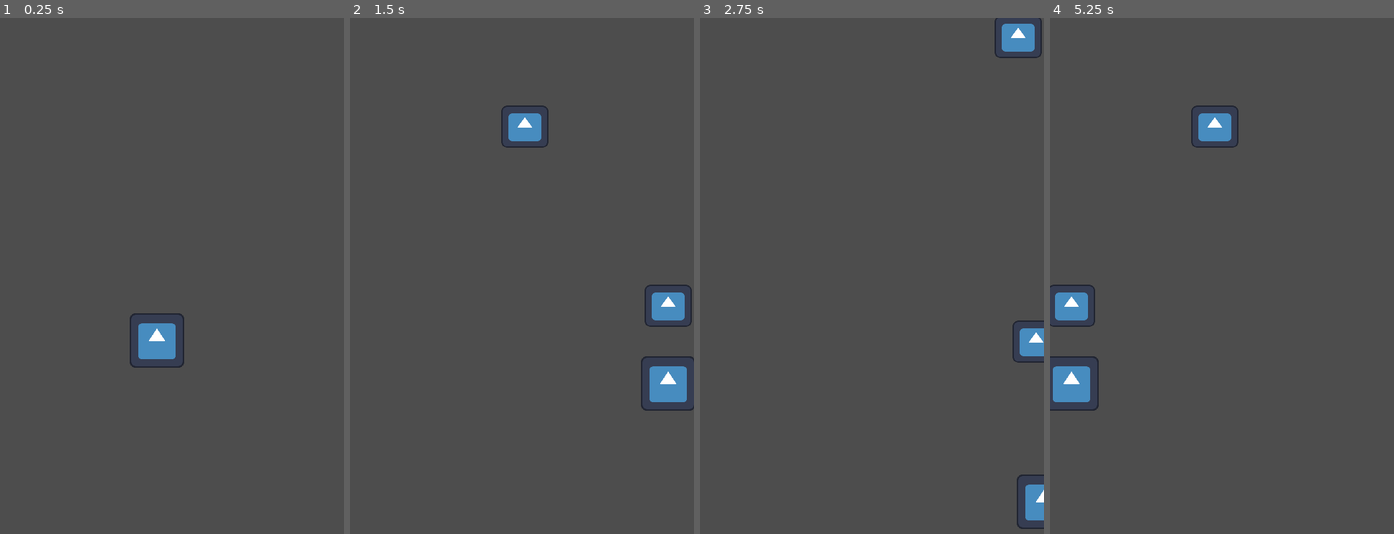
Above: before the commit, frames 1-4 (left to right).
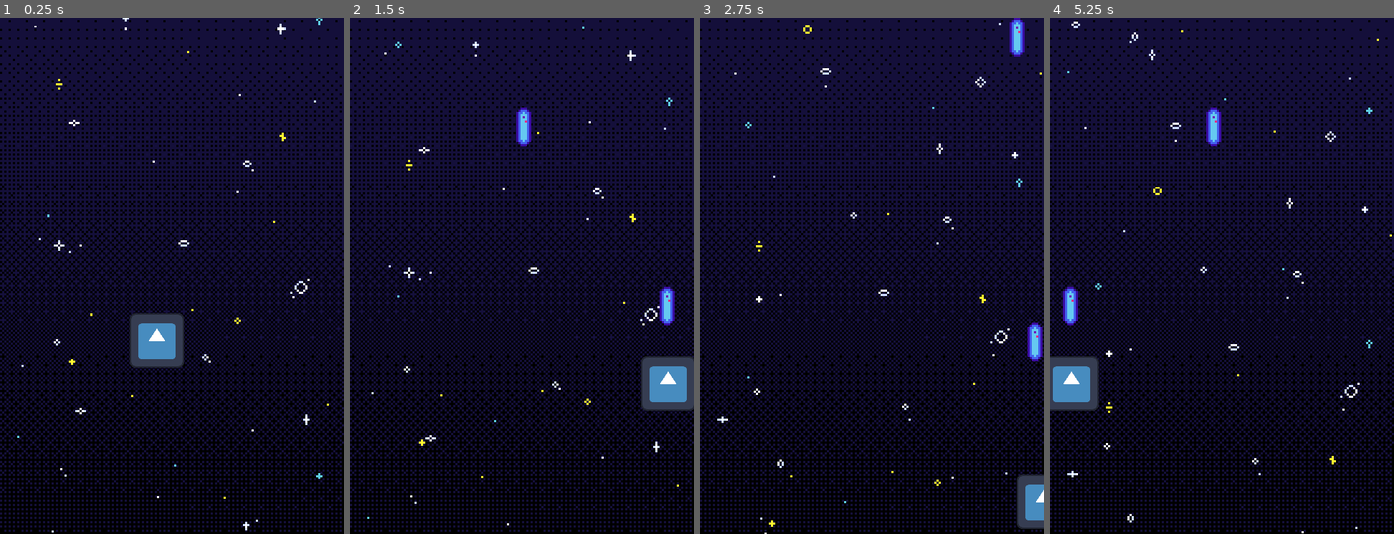
Above: after the commit, the same moments.

Repository: sy-yingjin/space-dog
Game: Godot game, scene res://scenes/game.tscn
Same seed, same stepped clock (60 frames per second), same inputs: the game is played once before the commit and once after it. The engine's default icon, where the game draws it, is replaced by a stand-in: a white triangle on a blue panel in a dark square.
Inputs:
- Up to frame 1 (0.25 s): no input
- Up to frame 2 (1.5 s): hold Right (move_right) 0.53-1.28 s; tap Space (shoot) at 0.6, 1.35 s; hold Down (move_downward) from 1.28 s (still down)
- Up to frame 3 (2.75 s): release Down (move_downward) at 2.03 s; hold Right (move_right) from 2.03 s (still down); tap Space (shoot) at 2.1 s
- Up to frame 4 (5.25 s): release Right (move_right) at 2.78 s; hold Up (move_forward) 2.78-3.53 s; tap Space (shoot) every 0.75 s from 2.85 to 5.1 s; hold Left (move_left) 3.53-5.03 s; hold Down (move_downward) from 5.03 s (still down)

The runs differ from the first frame. In frame 1, 98% of the frame differs, in the area x 0-100%, y 0-100%; in frame 2, 98%; in frame 3, 99%; in frame 4, 98%.

Commit message:
added bullet sprites

Diff:
--- a/scenes/game.tscn
+++ b/scenes/game.tscn
@@ -1,8 +1,52 @@
-[gd_scene load_steps=2 format=3 uid="uid://x1ytt22jc8rk"]
+[gd_scene load_steps=8 format=3 uid="uid://x1ytt22jc8rk"]
 
+[ext_resource type="Script" path="res://scenes/parallax_background.gd" id="1_4jdfk"]
 [ext_resource type="PackedScene" uid="uid://doxthayeumto7" path="res://scenes/player.tscn" id="1_h2pjh"]
+[ext_resource type="Texture2D" uid="uid://dn8yxsx30kwgg" path="res://parallax/space-dog_asset_parallax_0.png" id="2_fke6a"]
+[ext_resource type="Texture2D" uid="uid://dhw07qe7h2gyx" path="res://parallax/space-dog_asset_parallax_10.png" id="3_y6lnp"]
+[ext_resource type="Texture2D" uid="uid://bsqhishv3e3rq" path="res://parallax/space-dog_asset_parallax_11.png" id="4_bwatb"]
+[ext_resource type="Texture2D" uid="uid://ybswwfn72hpf" path="res://parallax/space-dog_asset_parallax_2.png" id="5_n82uh"]
+
+[sub_resource type="SpriteFrames" id="SpriteFrames_hyx6j"]
+animations = [{
+"frames": [{
+"duration": 1.0,
+"texture": ExtResource("3_y6lnp")
+}, {
+"duration": 1.0,
+"texture": ExtResource("4_bwatb")
+}],
+"loop": true,
+"name": &"default",
+"speed": 1.0
+}]
 
 [node name="Game" type="Node2D"]
+
+[node name="ParallaxBackground" type="ParallaxBackground" parent="."]
+script = ExtResource("1_4jdfk")
+
+[node name="SpaceLayer" type="ParallaxLayer" parent="ParallaxBackground"]
+
+[node name="Sprite2D" type="Sprite2D" parent="ParallaxBackground/SpaceLayer"]
+position = Vector2(80, 149)
+texture = ExtResource("2_fke6a")
+
+[node name="WStarsLayer" type="ParallaxLayer" parent="ParallaxBackground"]
+motion_mirroring = Vector2(0, 320)
+
+[node name="AnimatedSprite2D" type="AnimatedSprite2D" parent="ParallaxBackground/WStarsLayer"]
+position = Vector2(81, 149)
+sprite_frames = SubResource("SpriteFrames_hyx6j")
+autoplay = "default"
+frame_progress = 0.664691
+
+[node name="BYStarsLayer" type="ParallaxLayer" parent="ParallaxBackground"]
+motion_mirroring = Vector2(0, 320)
+
+[node name="Sprite2D" type="Sprite2D" parent="ParallaxBackground/BYStarsLayer"]
+position = Vector2(80, 149)
+texture = ExtResource("5_n82uh")
 
 [node name="Player" parent="." instance=ExtResource("1_h2pjh")]
 position = Vector2(73, 150)
--- /dev/null
+++ b/scenes/parallax_background.gd
@@ -0,0 +1,11 @@
+extends ParallaxBackground
+
+@onready var Space: ParallaxLayer = $SpaceLayer
+@onready var WStars: ParallaxLayer = $WStarsLayer
+@onready var BYStars: ParallaxLayer = $BYStarsLayer
+
+# Called every frame. 'delta' is the elapsed time since the previous frame.
+func _process(delta: float) -> void:
+	WStars.motion_offset.y += 10 * delta
+	BYStars.motion_offset.y += 30 * delta
+	pass
--- a/scenes/player_bullet.tscn
+++ b/scenes/player_bullet.tscn
@@ -1,18 +1,19 @@
 [gd_scene load_steps=3 format=3 uid="uid://cuoxp3mkmlny5"]
 
 [ext_resource type="Script" path="res://scripts/player_bullet.gd" id="1_xl7dl"]
-[ext_resource type="Texture2D" uid="uid://c6x6paruffmn8" path="res://icon.svg" id="2_jx7uy"]
+[ext_resource type="Texture2D" uid="uid://bx4mo6cn6f78t" path="res://assets/sprite_Bplayer_long.png" id="2_uocue"]
 
 [node name="player_bullet" type="Node2D"]
 script = ExtResource("1_xl7dl")
 
+[node name="VisibleOnScreenEnabler2D" type="VisibleOnScreenEnabler2D" parent="."]
+position = Vector2(-0.548202, 0.0353178)
+rotation = 1.5708
+scale = Vector2(0.924196, 0.382548)
+enable_node_path = NodePath("")
+
 [node name="Sprite2D" type="Sprite2D" parent="."]
-scale = Vector2(0.171875, 0.152344)
-texture = ExtResource("2_jx7uy")
-
-[node name="VisibleOnScreenEnabler2D" type="VisibleOnScreenEnabler2D" parent="."]
-position = Vector2(9.53674e-07, -2.38419e-07)
-scale = Vector2(1, 0.9)
-enable_node_path = NodePath("../Sprite2D")
+rotation = 1.5708
+texture = ExtResource("2_uocue")
 
 [connection signal="screen_exited" from="VisibleOnScreenEnabler2D" to="." method="_on_visible_on_screen_enabler_2d_screen_exited"]
Binary file added: assets/sprite_Benemy_fire.png
Binary file added: assets/sprite_Benemy_long.png
Binary file added: assets/sprite_Benemy_round.png
Binary file added: assets/sprite_Benemy_small.png
Binary file added: assets/sprite_Bplayer_fire.png
Binary file added: assets/sprite_Bplayer_long.png
Not shown, added: assets/sprite_Bplayer_long.png.import
Binary file added: assets/sprite_Bplayer_round.png
Binary file added: parallax/space-dog_asset_parallax_0.png
Not shown, added: parallax/space-dog_asset_parallax_0.png.import
Binary file added: parallax/space-dog_asset_parallax_1.gif
Binary file added: parallax/space-dog_asset_parallax_10.png
(and 5 more such lines)
